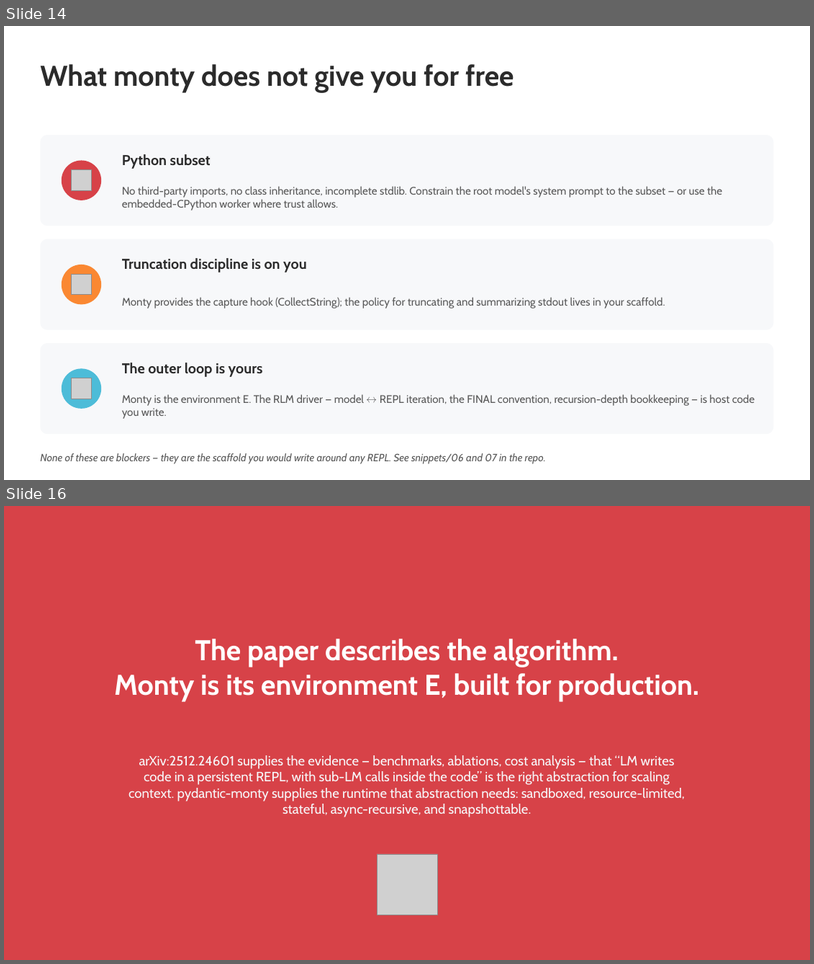
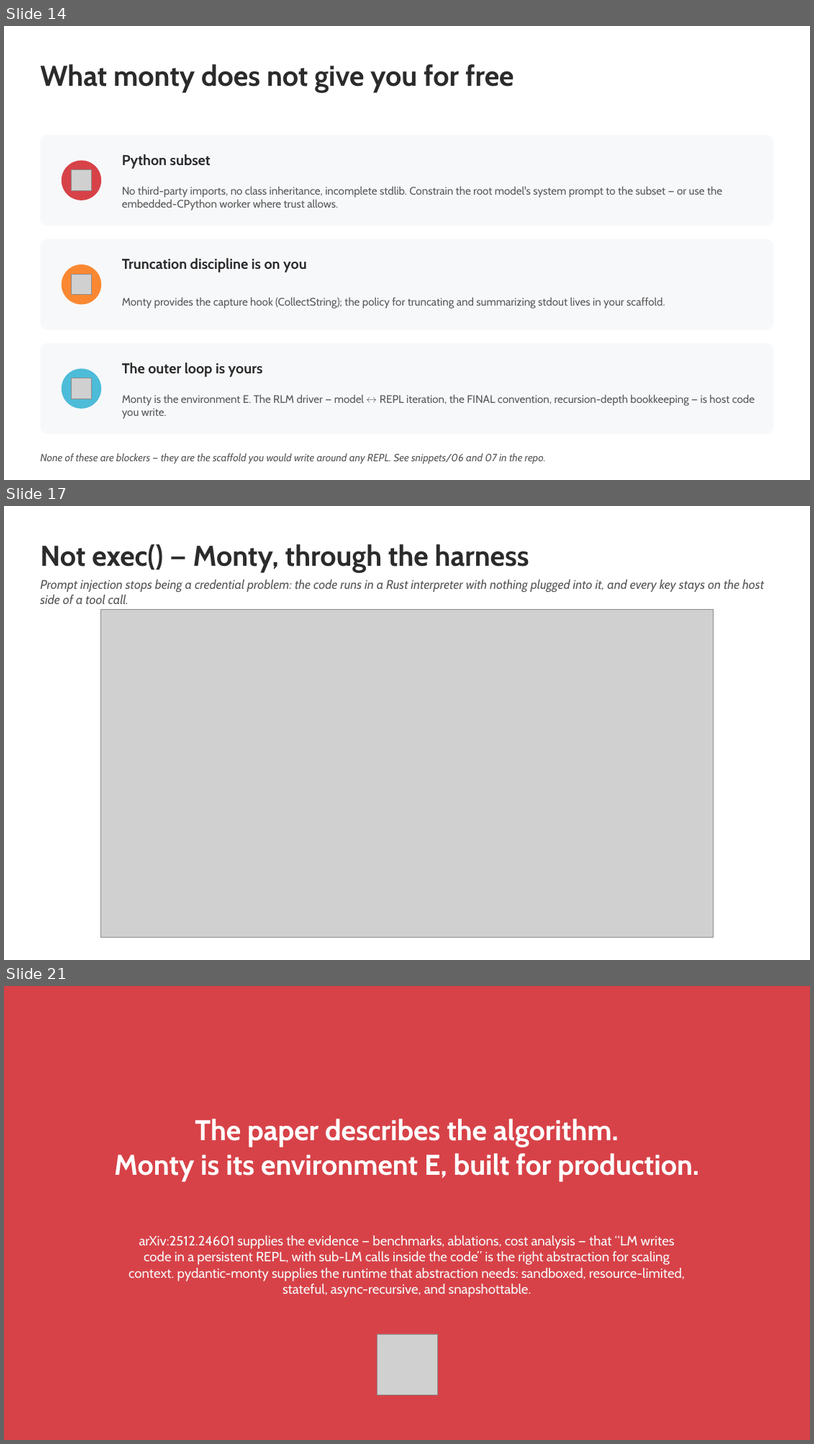
Before and after one commit to batprem/monty-claw, a slide deck: docs/presentations/monty-sandbox-rlm.pptx. Shown one above the other, each under a label of ours: slides 14 and 16 before the commit, slides 14, 17 and 21 after it; the slides between them are not shown. The pictures are 814x964 and 814x1444 pixels, drawn with LibreOffice and Linux fonts; fonts in the diff are those of the drawing; grey boxes stand for pictures. Boxes give left, top, right and bottom in pixels: in the first picture for what was removed or moved away, otherwise in the second. Text is boxed around its words. In the diff, an @@ line names an element or a change of style, - is before the commit and + after.

```diff
--- a/docs/presentations/monty-sandbox-rlm.pptx
+++ b/docs/presentations/monty-sandbox-rlm.pptx
@@ slide 17 added at (4, 506, 810, 960), background #FFFFFF @@
@@ text added at (40, 544, 530, 572), 34 pt, text #2B2B2B, bold @@
+Not exec() — Monty, through the harness
@@ text added at (40, 579, 764, 604), 15 pt, text #595959, italic @@
+Prompt injection stops being a credential problem: the code runs in a Rust interpreter with nothing plugged into it, and every key stays on the host side of a tool call.
@@ picture added at (100, 610, 714, 937) @@
@@ what was slide 16 is now slide 21 @@
```
Also in this commit, not shown: 1 slide changed, 4 other slides added, 6 other files.
